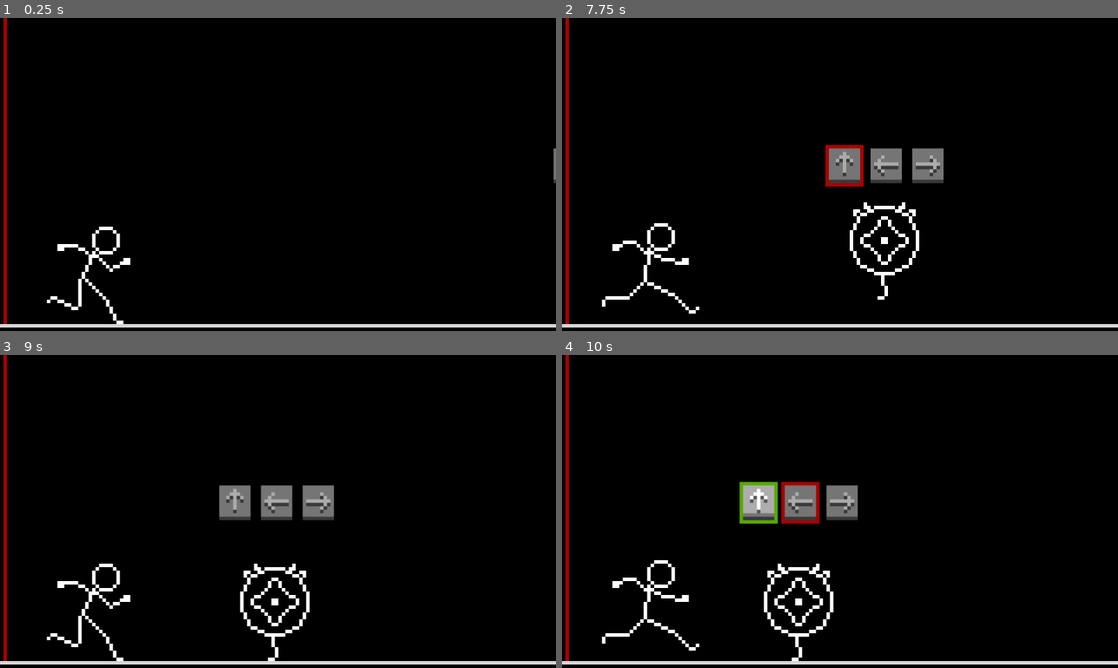
Above: before the commit, frames 1-4 (two rows, left to right).
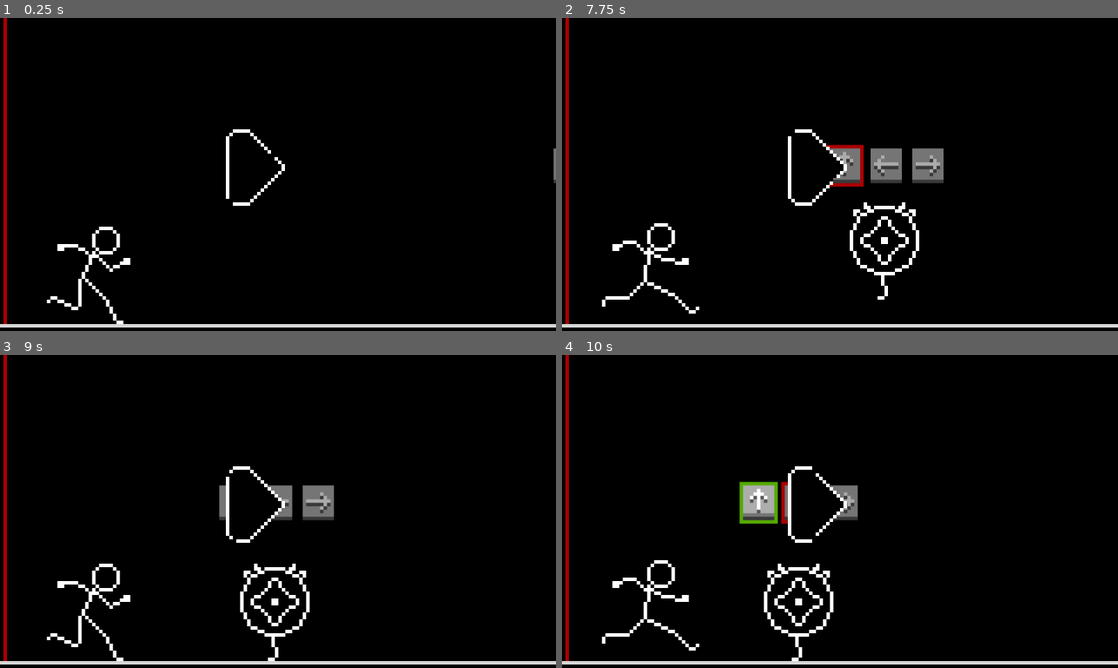
Above: after the commit, the same moments.

Repository: rocketCarlos/JumpingStickman
Game: Godot game, scene res://scenes/main.tscn
Same seed, same stepped clock (60 frames per second), same inputs: the game is played once before the commit and once after it.
Inputs (mouse positions are in pixels of both pictures, inside the frame that each line leads up to):
- Up to frame 1 (0.25 s): no input
- Up to frame 2 (7.75 s): move the mouse to (962, 158) at 0.52 s; hold Up (uppercut) 0.53-1.28 s; click (962, 158) at 0.6 s; tap Space (jump) at 0.77, 1.52, 3.02, 3.77, 4.52, 6.02, 6.77, 7.52 s; move the mouse to (728, 190) at 1.27 s; hold Down (downwards_punch) 1.28-2.03 s; tap Right (front_kick) at 1.35, 4.35, 7.35 s; click (728, 190) at 1.55 s; move the mouse to (895, 105) at 2.02 s; hold Up (uppercut) 2.03-3.53 s; tap Left (spin_kick) at 2.1, 5.1 s; click (895, 105) at 2.3 s; move the mouse to (812, 237) at 2.77 s; click (812, 237) at 2.85 s; move the mouse to (1006, 221) at 3.52 s; hold Down (downwards_punch) 3.53-5.78 s; click (1006, 221) at 3.6 s; move the mouse to (673, 127) at 4.27 s; click (673, 127) at 4.55 s; move the mouse to (867, 174) at 5.02 s; click (867, 174) at 5.3 s; move the mouse to (756, 96) at 5.77 s; hold Up (uppercut) from 5.78 s (still down); click (756, 96) at 5.85 s; move the mouse to (962, 158) at 6.52 s; click (962, 158) at 6.6 s; move the mouse to (728, 190) at 7.27 s; click (728, 190) at 7.55 s
- Up to frame 3 (9 s): move the mouse to (333, 442) at 8.02 s; release Up (uppercut) at 8.03 s; hold Down (downwards_punch) from 8.03 s (still down); tap Left (spin_kick) at 8.1 s; click (333, 442) at 8.3 s; move the mouse to (250, 574) at 8.77 s; click (250, 574) at 8.85 s
- Up to frame 4 (10 s): tap Space (jump) at 9.02, 9.77 s; move the mouse to (1006, 558) at 9.52 s; release Down (downwards_punch) at 9.53 s; hold Up (uppercut) from 9.53 s (still down); click (1006, 558) at 9.6 s

The runs differ from the first frame. In frame 1, 0.3% of the frame differs, in the area x 40-52%, y 35-60%; in frame 2, 0.6%; in frame 3, 1.0%; in frame 4, 1.2%.

Commit message:
FIx combo fail while in air and added start button

Diff:
--- a/project.godot
+++ b/project.godot
@@ -57,6 +57,11 @@
 , Object(InputEventKey,"resource_local_to_scene":false,"resource_name":"","device":-1,"window_id":0,"alt_pressed":false …(182 unchanged characters)…
 ]
 }
+click={
+"deadzone": 0.2,
+"events": [Object(InputEventMouseButton,"resource_local_to_scene":false,"resource_name":"","device":-1,"window_id":0,"alt_pressed":false,"shift_pressed":false,"ctrl_pressed":false,"meta_pressed":false,"button_mask":1,"position":Vector2(272, 6),"global_position":Vector2(281, 54),"factor":1.0,"button_index":1,"canceled":false,"pressed":true,"double_click":false,"script":null)
+]
+}
 
 [layer_names]
 
--- a/scenes/main.tscn
+++ b/scenes/main.tscn
@@ -1,14 +1,17 @@
-[gd_scene load_steps=5 format=3 uid="uid://x7vfjb13523i"]
+[gd_scene load_steps=7 format=3 uid="uid://x7vfjb13523i"]
 
+[ext_resource type="Script" uid="uid://c5rew4p0ai3pn" path="res://scripts/main.gd" id="1_tbgi4"]
 [ext_resource type="Texture2D" uid="uid://dd7vwc2u2lgko" path="res://assets/sprites/background_sketch.png" id="1_vc7uq"]
 [ext_resource type="PackedScene" uid="uid://b6d8tuy0dsqdc" path="res://scenes/player.tscn" id="2_iante"]
 [ext_resource type="PackedScene" uid="uid://cyqvllsr8bwn6" path="res://scenes/enemy_spawner.tscn" id="3_ukwvw"]
+[ext_resource type="PackedScene" uid="uid://cua4q8tbevows" path="res://scenes/play_button.tscn" id="5_tefeu"]
 
 [sub_resource type="RectangleShape2D" id="RectangleShape2D_l61yf"]
 size = Vector2(31.5, 90)
 
 [node name="Main" type="Node2D"]
 texture_filter = 3
+script = ExtResource("1_tbgi4")
 
 [node name="Bakcground" type="Sprite2D" parent="."]
 texture = ExtResource("1_vc7uq")
@@ -26,3 +29,6 @@
 
 [node name="CollisionShape2D" type="CollisionShape2D" parent="WorldLimit"]
 shape = SubResource("RectangleShape2D_l61yf")
+
+[node name="Play" parent="." instance=ExtResource("5_tefeu")]
+position = Vector2(72, 43)
--- /dev/null
+++ b/scenes/play_button.tscn
@@ -0,0 +1,199 @@
+[gd_scene load_steps=29 format=3 uid="uid://cua4q8tbevows"]
+
+[ext_resource type="Texture2D" uid="uid://c3twf8ibwv8f8" path="res://assets/sprites/play_button.png" id="1_benoo"]
+[ext_resource type="Script" uid="uid://cfhuj6esparpf" path="res://scripts/play_button.gd" id="2_bu57p"]
+
+[sub_resource type="RectangleShape2D" id="RectangleShape2D_74fmh"]
+size = Vector2(19, 24)
+
+[sub_resource type="AtlasTexture" id="AtlasTexture_bu57p"]
+atlas = ExtResource("1_benoo")
+region = Rect2(0, 0, 32, 32)
+
+[sub_resource type="AtlasTexture" id="AtlasTexture_74fmh"]
+atlas = ExtResource("1_benoo")
+region = Rect2(32, 0, 32, 32)
+
+[sub_resource type="AtlasTexture" id="AtlasTexture_rlk2l"]
+atlas = ExtResource("1_benoo")
+region = Rect2(64, 0, 32, 32)
+
+[sub_resource type="AtlasTexture" id="AtlasTexture_1uwlq"]
+atlas = ExtResource("1_benoo")
+region = Rect2(96, 0, 32, 32)
+
+[sub_resource type="AtlasTexture" id="AtlasTexture_gu1ii"]
+atlas = ExtResource("1_benoo")
+region = Rect2(128, 0, 32, 32)
+
+[sub_resource type="AtlasTexture" id="AtlasTexture_embs8"]
+atlas = ExtResource("1_benoo")
+region = Rect2(160, 0, 32, 32)
+
+[sub_resource type="AtlasTexture" id="AtlasTexture_kcvl6"]
+atlas = ExtResource("1_benoo")
+region = Rect2(192, 0, 32, 32)
+
+[sub_resource type="AtlasTexture" id="AtlasTexture_hwrwr"]
+atlas = ExtResource("1_benoo")
+region = Rect2(224, 0, 32, 32)
+
+[sub_resource type="AtlasTexture" id="AtlasTexture_h7l1h"]
+atlas = ExtResource("1_benoo")
+region = Rect2(256, 0, 32, 32)
+
+[sub_resource type="AtlasTexture" id="AtlasTexture_mn5o2"]
+atlas = ExtResource("1_benoo")
+region = Rect2(288, 0, 32, 32)
+
+[sub_resource type="AtlasTexture" id="AtlasTexture_1hmps"]
+atlas = ExtResource("1_benoo")
+region = Rect2(320, 0, 32, 32)
+
+[sub_resource type="AtlasTexture" id="AtlasTexture_i2kci"]
+atlas = ExtResource("1_benoo")
+region = Rect2(352, 0, 32, 32)
+
+[sub_resource type="AtlasTexture" id="AtlasTexture_l55gl"]
+atlas = ExtResource("1_benoo")
+region = Rect2(384, 0, 32, 32)
+
+[sub_resource type="AtlasTexture" id="AtlasTexture_o7pot"]
+atlas = ExtResource("1_benoo")
+region = Rect2(416, 0, 32, 32)
+
+[sub_resource type="AtlasTexture" id="AtlasTexture_l4fv5"]
+atlas = ExtResource("1_benoo")
+region = Rect2(448, 0, 32, 32)
+
+[sub_resource type="AtlasTexture" id="AtlasTexture_6j57o"]
+atlas = ExtResource("1_benoo")
+region = Rect2(480, 0, 32, 32)
+
+[sub_resource type="AtlasTexture" id="AtlasTexture_lsiel"]
+atlas = ExtResource("1_benoo")
+region = Rect2(512, 0, 32, 32)
+
+[sub_resource type="AtlasTexture" id="AtlasTexture_hmul5"]
+atlas = ExtResource("1_benoo")
+region = Rect2(544, 0, 32, 32)
+
+[sub_resource type="AtlasTexture" id="AtlasTexture_kt5lf"]
+atlas = ExtResource("1_benoo")
+region = Rect2(576, 0, 32, 32)
+
+[sub_resource type="AtlasTexture" id="AtlasTexture_15bff"]
+atlas = ExtResource("1_benoo")
+region = Rect2(608, 0, 32, 32)
+
+[sub_resource type="AtlasTexture" id="AtlasTexture_tkoku"]
+atlas = ExtResource("1_benoo")
+region = Rect2(640, 0, 32, 32)
+
+[sub_resource type="AtlasTexture" id="AtlasTexture_leoq8"]
+atlas = ExtResource("1_benoo")
+region = Rect2(672, 0, 32, 32)
+
+[sub_resource type="AtlasTexture" id="AtlasTexture_efgeo"]
+atlas = ExtResource("1_benoo")
+region = Rect2(704, 0, 32, 32)
+
+[sub_resource type="AtlasTexture" id="AtlasTexture_dbwo1"]
+atlas = ExtResource("1_benoo")
+region = Rect2(736, 0, 32, 32)
+
+[sub_resource type="SpriteFrames" id="SpriteFrames_nulir"]
+animations = [{
+"frames": [{
+"duration": 1.0,
+"texture": SubResource("AtlasTexture_bu57p")
+}, {
+"duration": 1.0,
+"texture": SubResource("AtlasTexture_74fmh")
+}, {
+"duration": 1.0,
+"texture": SubResource("AtlasTexture_rlk2l")
+}, {
+"duration": 1.0,
+"texture": SubResource("AtlasTexture_1uwlq")
+}, {
+"duration": 1.0,
+"texture": SubResource("AtlasTexture_gu1ii")
+}, {
+"duration": 1.0,
+"texture": SubResource("AtlasTexture_embs8")
+}, {
+"duration": 1.0,
+"texture": SubResource("AtlasTexture_kcvl6")
+}, {
+"duration": 1.0,
+"texture": SubResource("AtlasTexture_hwrwr")
+}, {
+"duration": 1.0,
+"texture": SubResource("AtlasTexture_h7l1h")
+}, {
+"duration": 1.0,
+"texture": SubResource("AtlasTexture_mn5o2")
+}, {
+"duration": 1.0,
+"texture": SubResource("AtlasTexture_1hmps")
+}, {
+"duration": 1.0,
+"texture": SubResource("AtlasTexture_i2kci")
+}, {
+"duration": 1.0,
+"texture": SubResource("AtlasTexture_l55gl")
+}, {
+"duration": 1.0,
+"texture": SubResource("AtlasTexture_o7pot")
+}, {
+"duration": 1.0,
+"texture": SubResource("AtlasTexture_l4fv5")
+}, {
+"duration": 1.0,
+"texture": SubResource("AtlasTexture_6j57o")
+}, {
+"duration": 1.0,
+"texture": SubResource("AtlasTexture_lsiel")
+}, {
+"duration": 1.0,
+"texture": SubResource("AtlasTexture_hmul5")
+}, {
+"duration": 1.0,
+"texture": SubResource("AtlasTexture_kt5lf")
+}, {
+"duration": 1.0,
+"texture": SubResource("AtlasTexture_15bff")
+}, {
+"duration": 1.0,
+"texture": SubResource("AtlasTexture_tkoku")
+}, {
+"duration": 1.0,
+"texture": SubResource("AtlasTexture_leoq8")
+}, {
+"duration": 1.0,
+"texture": SubResource("AtlasTexture_efgeo")
+}, {
+"duration": 1.0,
+"texture": SubResource("AtlasTexture_dbwo1")
+}],
+"loop": true,
+"name": &"default",
+"speed": 12.0
+}]
+
+[node name="Area2D" type="Area2D"]
+texture_filter = 3
+script = ExtResource("2_bu57p")
+
+[node name="CollisionShape2D" type="CollisionShape2D" parent="."]
+position = Vector2(1.5, 0)
+shape = SubResource("RectangleShape2D_74fmh")
+
+[node name="Sprite" type="AnimatedSprite2D" parent="."]
+sprite_frames = SubResource("SpriteFrames_nulir")
+autoplay = "default"
+
+[connection signal="input_event" from="." to="." method="_on_input_event"]
+[connection signal="mouse_entered" from="." to="." method="_on_mouse_entered"]
+[connection signal="mouse_exited" from="." to="." method="_on_mouse_exited"]
--- /dev/null
+++ b/scripts/main.gd
@@ -0,0 +1 @@
+extends Node2D
--- /dev/null
+++ b/scripts/play_button.gd
@@ -0,0 +1,33 @@
+extends Area2D
+
+@onready var collision_shape = $CollisionShape2D
+@onready var sprite = $Sprite
+
+@onready var center_point = collision_shape.shape.get_rect().get_center()
+
+var is_mouse_inside: bool = false
+
+func _process(delta: float) -> void:
+	if is_mouse_inside and Input.is_action_just_pressed("click"):
+		do_squish_thing()
+		is_mouse_inside = false
+
+	if is_mouse_inside:
+		var mouse_position = get_local_mouse_position()
+		var distance_to_center = max(abs(mouse_position.x - center_point.x), abs(mouse_position.y - center_point.y))
+		sprite.scale = Vector2( lerpf(1.0, 0.95, inverse_lerp(15, 0, distance_to_center)), lerpf(1.0, 0.5, inverse_lerp(15, 0, distance_to_center)))
+	else:
+		sprite.scale = Vector2(1.0, 1.0)
+
+
+func _on_mouse_entered() -> void:
+	is_mouse_inside = true
+
+
+func _on_mouse_exited() -> void:
+	is_mouse_inside = false
+
+func do_squish_thing() -> void:
+	var tween = get_tree().create_tween()
+	tween.tween_property(sprite, "scale", Vector2(0.3, 0.3), 0.1)
+	tween.tween_property(sprite, "scale", Vector2(1.0, 1.0), 0.5).set_trans(Tween.TRANS_ELASTIC).set_ease(Tween.EASE_OUT)
--- a/scripts/player.gd
+++ b/scripts/player.gd
@@ -171,7 +171,7 @@
 
 #region signal functions
 func _on_area_entered(area: Area2D) -> void:
-	pass # Replace with function body.
+	print('touch')
 
 func _on_animated_sprite_2d_animation_finished() -> void:
 	if animation.animation != 'jump':
@@ -197,6 +197,7 @@
 		animation.play('run')
 	else:
 		animation.play("fall")
+		resume_gravity()
 
 func _on_new_enemy():
 	combo_locked = false
Binary file added: assets/aseprite_files/play_button.ase
Binary file added: assets/sprites/play_button.png
Not shown, added: assets/sprites/play_button.png.import
Not shown, added: scripts/main.gd.uid
Not shown, added: scripts/play_button.gd.uid
